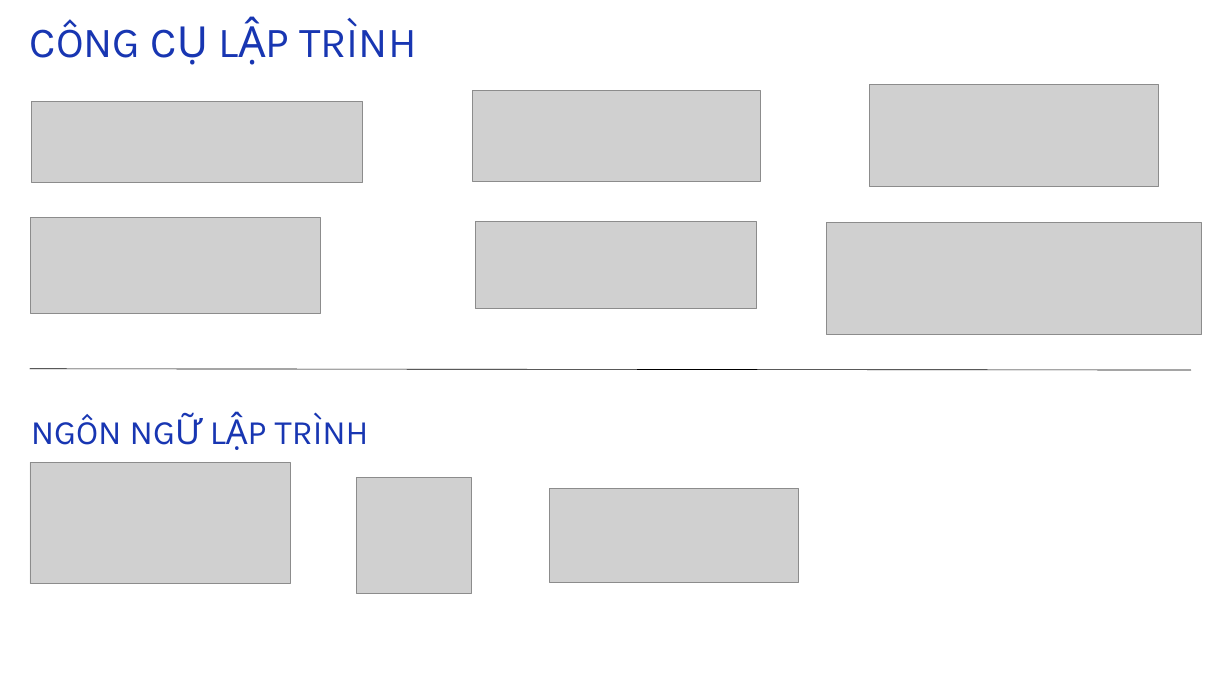
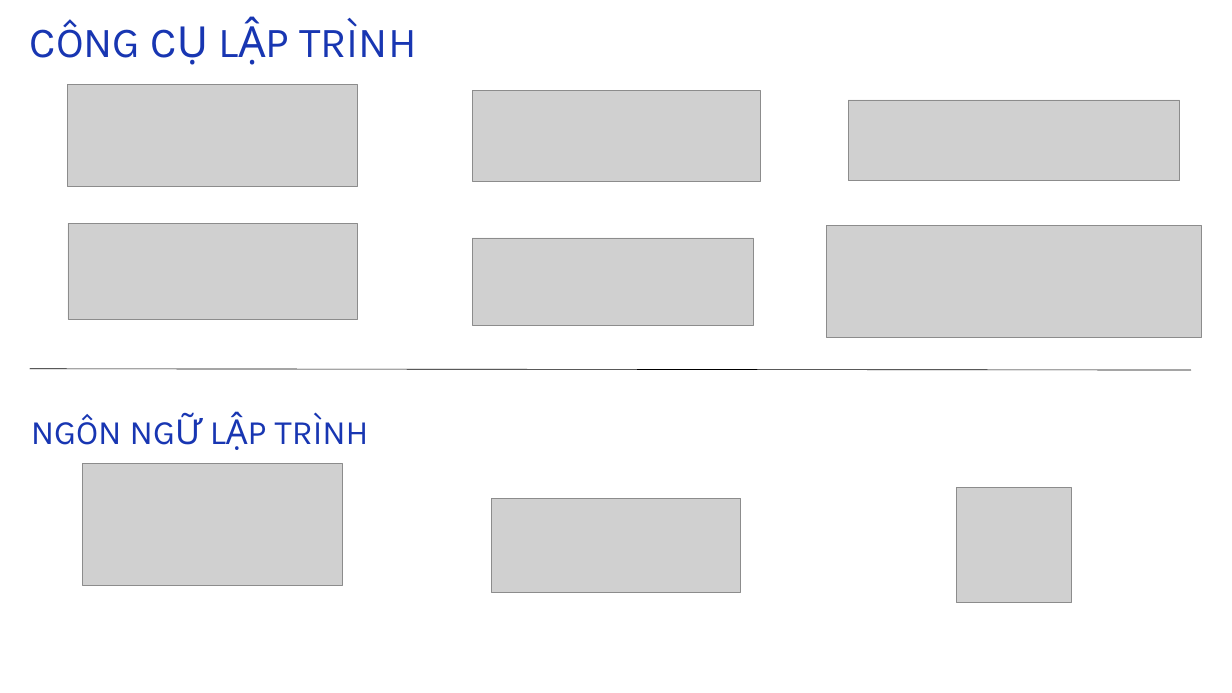
Before and after one commit to nththuha/GraduationProject, a slide deck: slide 6 of ppt - báo cáo đồ án tốt nghiệp.pptx. Drawn at 1232x693 pixels with LibreOffice and Linux fonts; fonts in the diff are those of the drawing; grey boxes stand for pictures. Boxes give left, top, right and bottom in pixels: in the first picture for what was removed or moved away, otherwise in the second. Text is boxed around its words. In the diff, an @@ line names an element or a change of style, - is before the commit and + after.

```diff
--- a/ppt - báo cáo đồ án tốt nghiệp.pptx
+++ b/ppt - báo cáo đồ án tốt nghiệp.pptx
@@ picture: place and size @@
-picture at [869, 84, 1159, 187]
+picture at [68, 84, 357, 187]
@@ picture: place and size @@
-picture at [31, 102, 363, 182]
+picture at [848, 100, 1180, 180]
@@ picture: place and size @@
-picture at [31, 217, 320, 314]
+picture at [68, 224, 357, 320]
@@ picture: place and size @@
-picture at [475, 222, 756, 309]
+picture at [472, 238, 753, 325]
@@ picture: place and size @@
-picture at [30, 463, 290, 584]
+picture at [82, 464, 342, 585]
@@ picture: place and size @@
-picture at [549, 488, 799, 582]
+picture at [491, 498, 740, 592]
@@ picture: place and size @@
-picture at [356, 478, 471, 593]
+picture at [956, 488, 1071, 603]
```
Also in this commit, not shown: 1 slide added, 1 slide removed, 2 other files.
